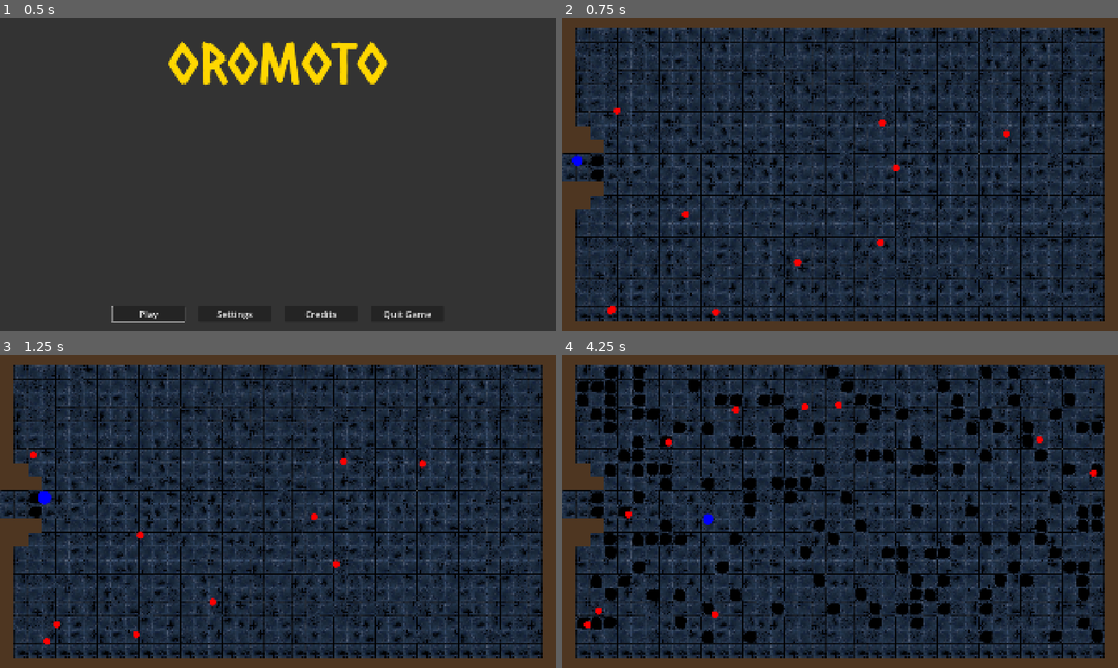
Above: before the commit, frames 1-4 (two rows, left to right).
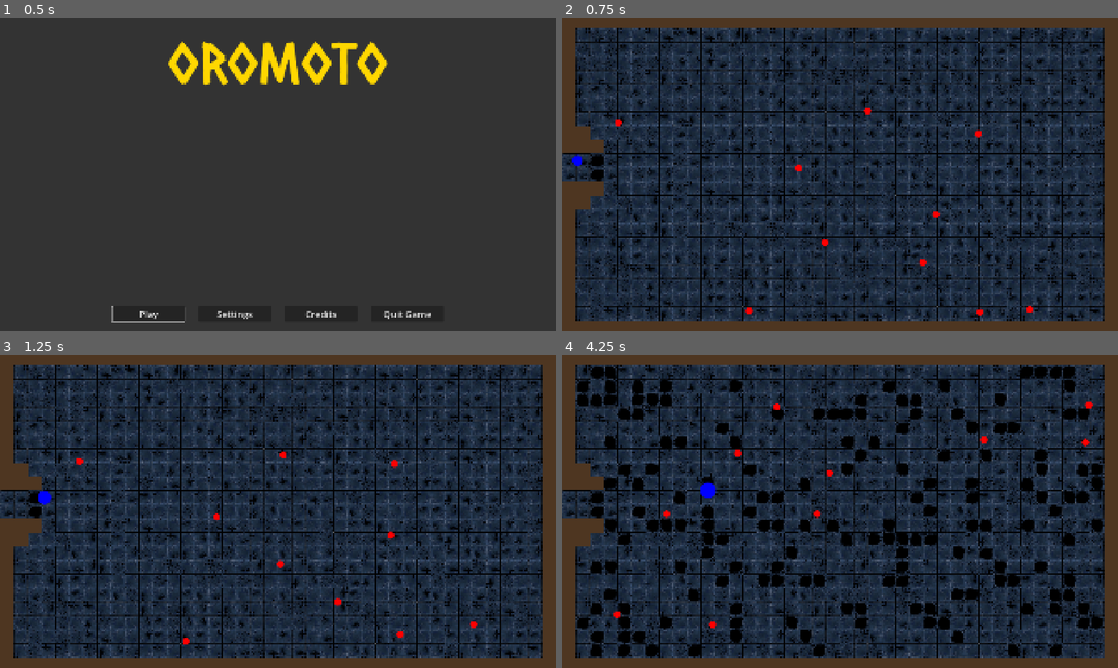
Above: after the commit, the same moments.

Repository: njamster/gmtk_jam_2026
Game: Godot game, scene res://main_menu.tscn
The game is run twice, just before and just after one commit, with the same random seed, the same clock (stepped at 60 frames per second) and the same inputs.
Inputs (mouse positions are in pixels of both pictures, inside the frame that each line leads up to):
- Up to frame 1 (0.5 s): no input
- Up to frame 2 (0.75 s): click "Play" at 0.5 s
- Up to frame 3 (1.25 s): no input
- Up to frame 4 (4.25 s): tap Enter at 1.25 s; move the mouse to (962, 495) at 1.27 s; hold D (move_right) 1.28-2.03 s; tap Shift every 0.75 s from 1.35 to 3.6 s; click (962, 495) at 1.42 s; move the mouse to (728, 527) at 2.02 s; hold S (move_down) 2.03-2.78 s; move the mouse to (895, 442) at 2.77 s; hold D (move_right) 2.78-3.53 s; move the mouse to (812, 574) at 3.52 s; hold W (move_up) from 3.53 s (still down); click (812, 574) at 3.67 s

Frame 1 is identical in both runs. In frame 2, 15% of the frame differs, in the area x 2-98%, y 3-97%; in frame 3, 15%; in frame 4, 32%.

Commit message:
Add (final?) game music

Diff:
--- a/game/game.gd
+++ b/game/game.gd
@@ -11,7 +11,8 @@
 		enemy.global_position = $TileMap.map_to_local(
 			Vector2i(
 				randi_range(3, $TileMap.MAX_X),
-				randi_range(3, $TileMap.MAX_Y))
+				randi_range(3, $TileMap.MAX_Y)
+			)
 		)
 		add_child(enemy)
 
--- a/tilemap/tile_map.gd
+++ b/tilemap/tile_map.gd
@@ -39,7 +39,7 @@
 ]
 
 const MIN_X := 1
-const MAX_X := 39
+const MAX_X := 38
 const MIN_Y := 1
 const MAX_Y := 21
 
@@ -55,8 +55,8 @@
 
 
 func randomize_counters() -> void:
-	for x in range(MIN_X, MAX_X):
-		for y in range(MIN_Y, MAX_Y):
+	for x in range(MIN_X, MAX_X + 1):
+		for y in range(MIN_Y, MAX_Y +1 ):
 			var cell = Vector2i(x, y)
 			if get_cell_atlas_coords(cell) == WALL_TILE or \
 			   get_cell_atlas_coords(cell) == GAP_TILE or \
@@ -115,8 +115,8 @@
 
 
 func earthquake() -> void:
-	for x in range(MIN_X, MAX_X):
-		for y in range(MIN_Y, MAX_Y):
+	for x in range(MIN_X, MAX_X + 1):
+		for y in range(MIN_Y, MAX_Y + 1):
 			var cell = Vector2i(x, y)
 			if get_cell_atlas_coords(cell) == WALL_TILE or \
 			   get_cell_atlas_coords(cell) == GAP_TILE or \
Not shown, changed: music/game_music.ogg
